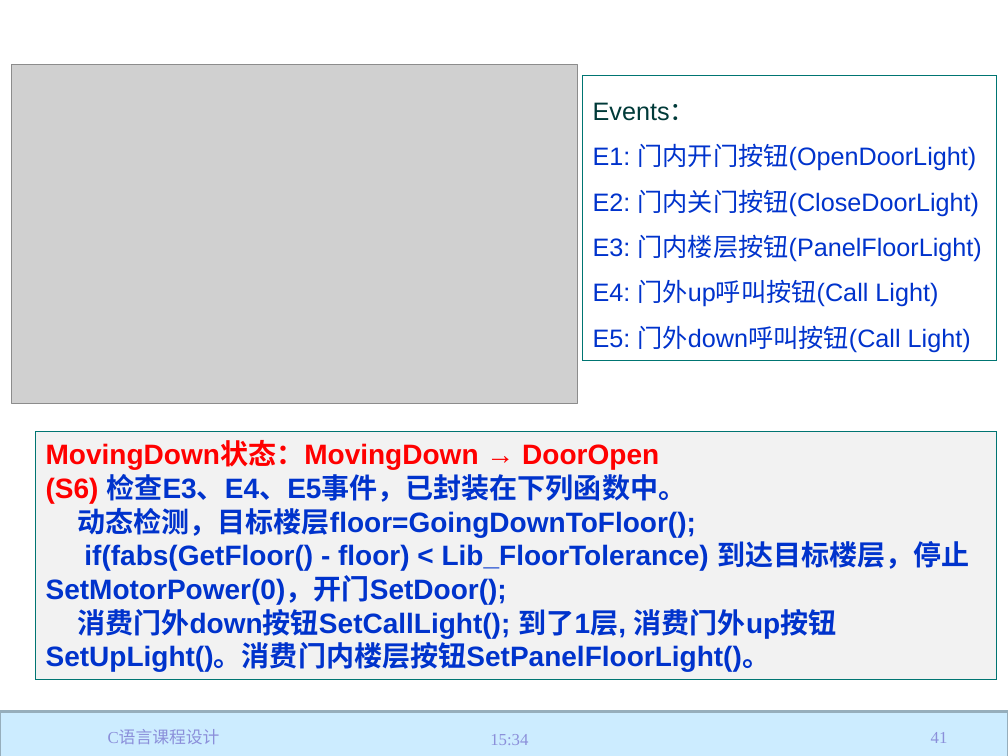
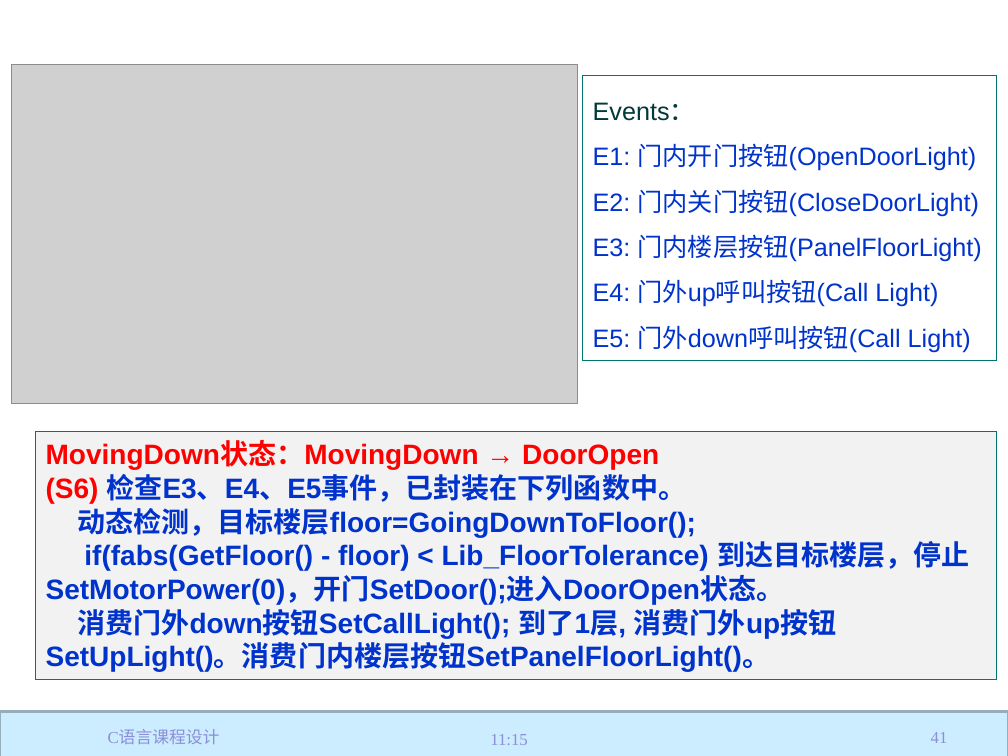
Before and after one commit to jtrfid/C-Repositories, a slide deck: slide 41 of 2017/C语言课程设计/C语言课程设计.pptx. Drawn at 1008x756 pixels with LibreOffice and Linux fonts; fonts in the diff are those of the drawing; grey boxes stand for pictures; background and template pictures are left out. Boxes give left, top, right and bottom in pixels: in the first picture for what was removed or moved away, otherwise in the second. Text is boxed around its words. In the diff, an @@ line names an element or a change of style, - is before the commit and + after.

```diff
--- a/2017/C语言课程设计/C语言课程设计.pptx
+++ b/2017/C语言课程设计/C语言课程设计.pptx
@@ text in rectangle at (46, 541, 970, 604): text changed @@
-if(fabs(GetFloor() - floor) < Lib_FloorTolerance) 到达目标楼层，停止SetMotorPower(0)，开门SetDoor();
+if(fabs(GetFloor() - floor) < Lib_FloorTolerance) 到达目标楼层，停止SetMotorPower(0)，开门SetDoor();进入DoorOpen状态。
@@ text at (490, 734, 528, 745): text changed @@
-15:34
+11:15
```
Also in this commit, not shown: 56 other slides changed, 3 other files.
